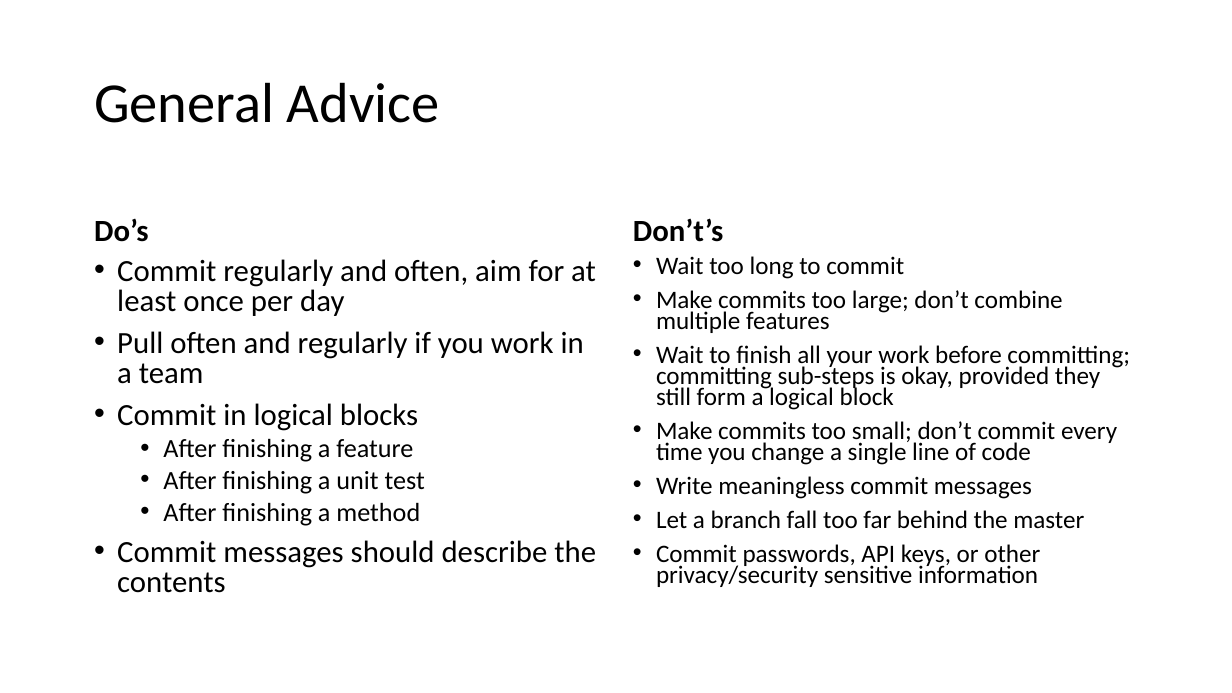
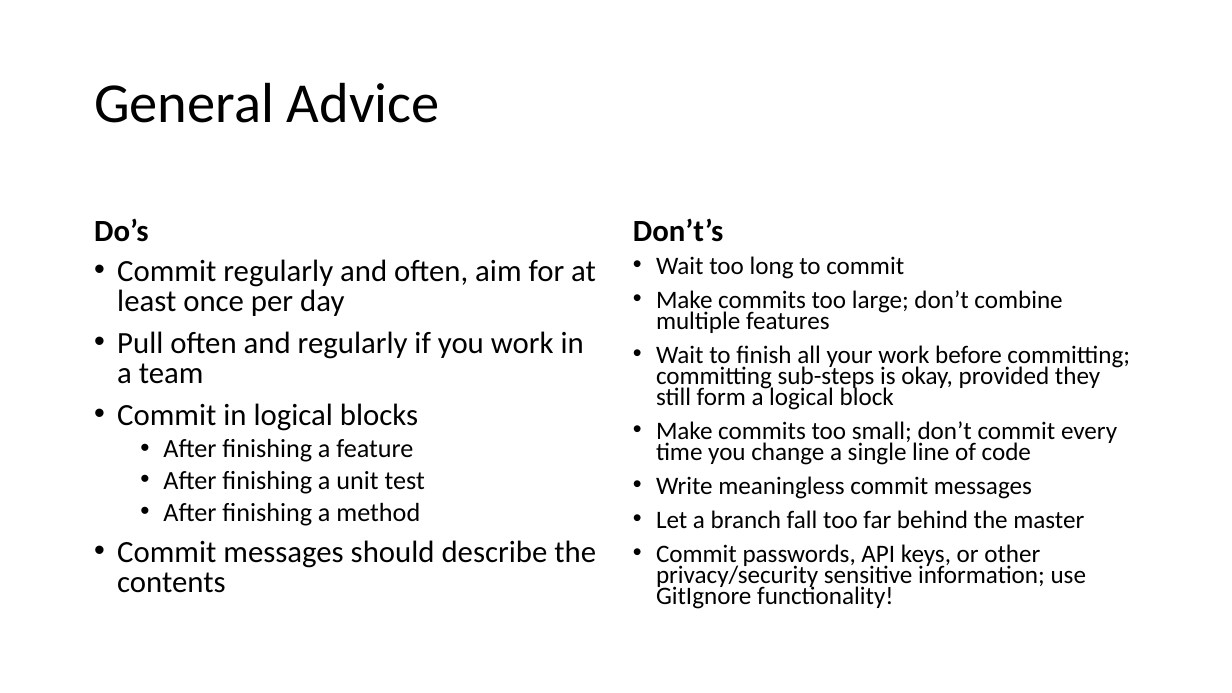
Before and after one commit to MaastrichtU-CDS/general_coding_practices, a slide deck: slide 17 of GIT/Git basics.pptx. Drawn at 1232x693 pixels with LibreOffice and Linux fonts; fonts in the diff are those of the drawing. Boxes give left, top, right and bottom in pixels: in the first picture for what was removed or moved away, otherwise in the second. Text is boxed around its words. In the diff, an @@ line names an element or a change of style, - is before the commit and + after.

Commit message:
added gitIgnore

```diff
--- a/GIT/Git basics.pptx
+++ b/GIT/Git basics.pptx
@@ text at (x1=656, y1=544, x2=1086, y2=609): text changed @@
-• Commit passwords, API keys, or other privacy/security sensitive information
+• Commit passwords, API keys, or other privacy/security sensitive information; use GitIgnore functionality!
```
